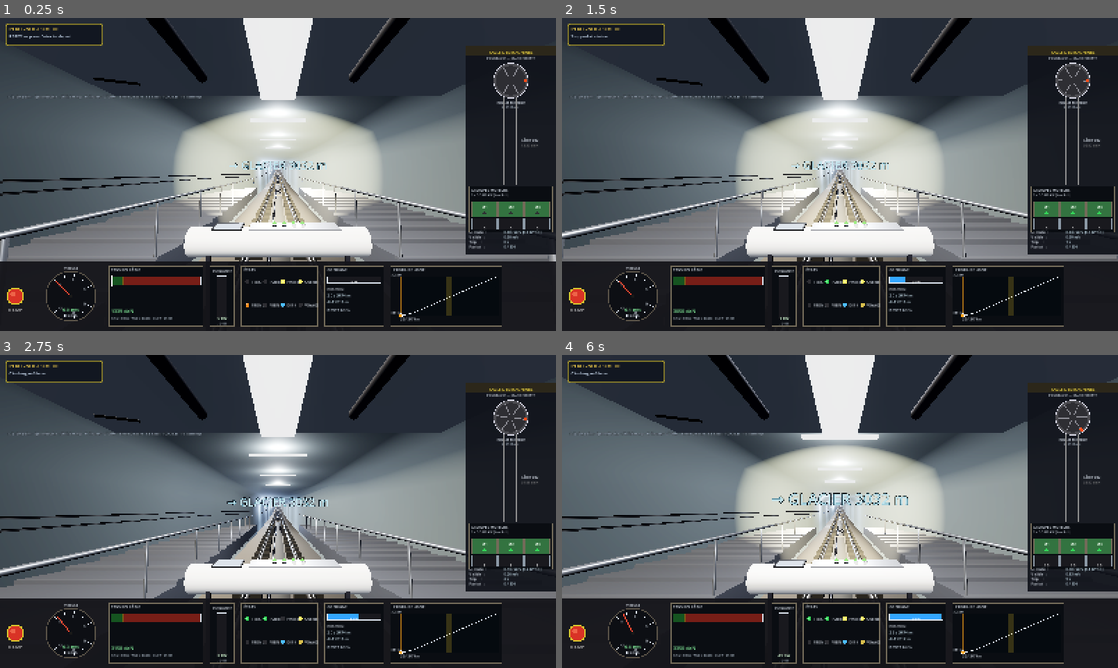
Above: before the commit, frames 1-4 (two rows, left to right).
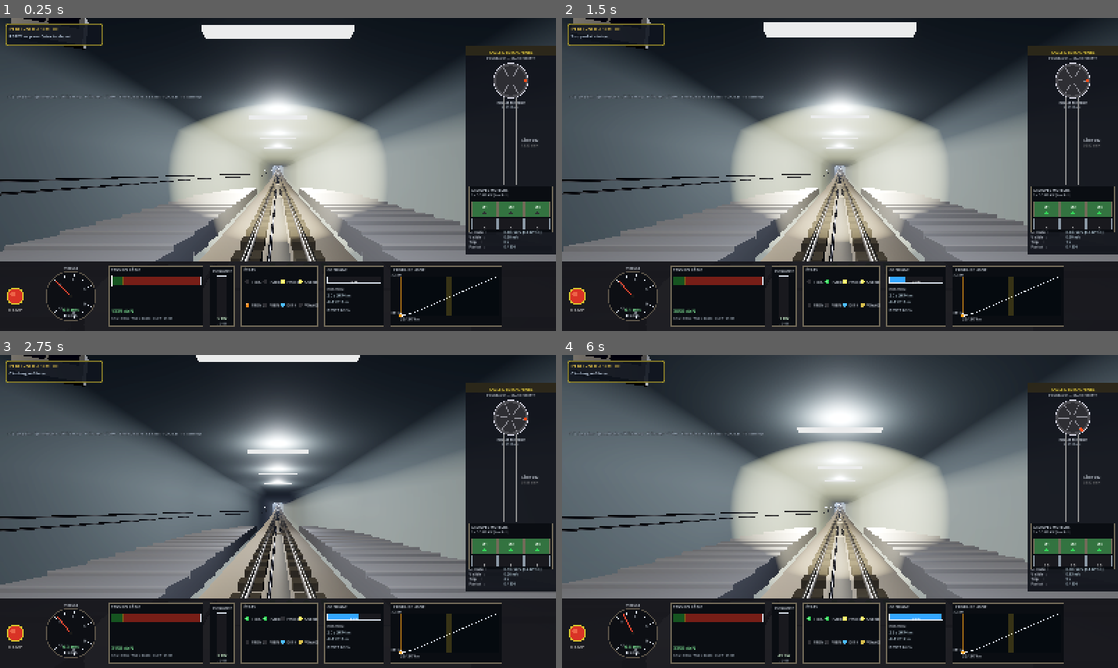
Above: after the commit, the same moments.

Repository: ARP273-ROSE/perce-neige-sim
Game: Godot game, scene res://scenes/main.tscn
Same seed, same stepped clock (60 frames per second), same inputs: the game is played once before the commit and once after it.
Inputs:
- Up to frame 1 (0.25 s): no input
- Up to frame 2 (1.5 s): tap Enter (ready_depart) at 0.5, 1.35 s; hold Up (speed_up) 0.53-1.28 s; tap Shift (emergency) at 0.6 s; hold Space (brake) from 1.28 s (still down)
- Up to frame 3 (2.75 s): release Space (brake) at 2.03 s; hold Up (speed_up) from 2.03 s (still down); tap H (toggle_headlights) at 2.1 s
- Up to frame 4 (6 s): tap V (toggle_view) at 2.85, 5.85 s; tap Space (brake) at 3.5 s; release Up (speed_up) at 3.53 s; hold Space (brake) 3.53-5.78 s; tap Shift (emergency) at 3.6 s; tap Enter (ready_depart) at 4.35 s; tap H (toggle_headlights) at 5.1 s; hold Up (speed_up) from 5.78 s (still down)

The runs differ from the first frame. In frame 1, 16% of the frame differs, in the area x 0-100%, y 0-78%; in frame 2, 16%; in frame 3, 15%; in frame 4, 18%.

Commit message:
fix: retours d'essai aller-retour sur machine (v1.12.3)
Corrections issues du premier vrai test Windows (aller-retour complet) :

1. ENTRÉE EN GARE : palier de fluage 0,5 → 0,75 m/s (constaté en
   cabine) et docking final 0,04 m/s²/6 m → 0,15 m/s²/2,5 m — l'ancien
   réglage rampait à 0,2 m/s à l'aller et calait quasi à l'arrêt au
   retour. Nouveau test CI : v à 5 m du quai ≈ 0,75 dans les DEUX sens.

2. COCKPIT 3D : caméra avancée de 0,4 m et pupitre rapproché à 0,7 m
   devant les yeux → il occupe le BAS de l'image (était en plein
   milieu) ; plafond + bandeau LED raccourcis à 0,4 m devant la caméra
   (simple casquette, n'avance plus au-dessus de la tête).

3. GARES : garde-corps SUPPRIMÉS des deux côtés, des deux gares (on
   embarque par le quai !) ; panneaux flottants au-dessus de la voie
   SUPPRIMÉS (le train fonçait dedans, cadres sombres moches) —
   l'identité des gares reste sur les murs de fond des halls.

4. ÉVITEMENT : signaux LED verts d'entrée/milieu/sortie SUPPRIMÉS
   (ils teintaient le tunnel en vert/rouge — éclairage uniforme
   partout désormais).

5. NÉONS « en panne » selon le trajet : c'était le culling de lumières
   à 250 m, visible depuis la cabine → rayon porté à 450 m. (Les zones
   sombres FIXES restent : elles sont calibrées sur la vidéo réelle.)

6. Page de release : tableau expliquant quel exe télécharger
   (PerceNeigeSimulator-windows.exe = le sim complet ; perce_neige_3d-*
   = viewer interne, ne pas lancer).

7. Guide théorique : fluage 0,75 m/s + fix \degree préexistant,
   recompilé (14 p.).

Validé : pytest 13/13 (nouveau test entrée en gare inclus), Godot
headless boot sans erreur.

Diff:
--- a/godot_project/scripts/cabin.gd
+++ b/godot_project/scripts/cabin.gd
@@ -134,7 +134,11 @@
 	# étaient centrées sur z=0 et couvraient 97 % du train → 3,5 m de
 	# plancher/plafond en porte-à-faux DEVANT le poste de pilotage, comme
 	# un plongeoir au-dessus de la voie.
-	var z_front: float = -train_length * 0.5 + 2.4    # = 1,6 m devant la caméra
+	var z_front: float = -train_length * 0.5 + 2.4    # plancher (sous le pupitre)
+	# Plafond + bandeau LED : encore plus courts (retour d'essai : « un
+	# plafond qui avance moins vers l'avant au-dessus de nous ») —
+	# 0,4 m devant la caméra seulement, simple casquette.
+	var z_front_ceil: float = -train_length * 0.5 + 3.2
 	var z_rear: float = train_length * 0.5 * 0.97
 
 	# Sol cabine — plancher caillebotis sombre (matériau acier mat),
@@ -165,13 +169,13 @@
 	ceil_mat.metallic = 0.15
 
 	var ceil_mesh: BoxMesh = BoxMesh.new()
-	ceil_mesh.size = Vector3(2.40, 0.04, z_rear - z_front)
+	ceil_mesh.size = Vector3(2.40, 0.04, z_rear - z_front_ceil)
 	ceil_mesh.material = ceil_mat
 	var ceil_node: MeshInstance3D = MeshInstance3D.new()
 	ceil_node.name = "InteriorCeiling"
 	ceil_node.mesh = ceil_mesh
 	ceil_node.cast_shadow = GeometryInstance3D.SHADOW_CASTING_SETTING_OFF
-	ceil_node.position = Vector3(0.0, 1.45, (z_front + z_rear) * 0.5)
+	ceil_node.position = Vector3(0.0, 1.45, (z_front_ceil + z_rear) * 0.5)
 	interior_root.add_child(ceil_node)
 
 	# Bandeau LED plafond (lumineux) le long du milieu, donne le côté "métro moderne"
@@ -184,13 +188,13 @@
 
 	var led_z_rear: float = train_length * 0.5 * 0.92
 	var led_mesh: BoxMesh = BoxMesh.new()
-	led_mesh.size = Vector3(0.25, 0.04, led_z_rear - z_front)
+	led_mesh.size = Vector3(0.25, 0.04, led_z_rear - z_front_ceil)
 	led_mesh.material = led_mat
 	var led_node: MeshInstance3D = MeshInstance3D.new()
 	led_node.name = "InteriorLEDStrip"
 	led_node.mesh = led_mesh
 	led_node.cast_shadow = GeometryInstance3D.SHADOW_CASTING_SETTING_OFF
-	led_node.position = Vector3(0.0, 1.42, (z_front + led_z_rear) * 0.5)
+	led_node.position = Vector3(0.0, 1.42, (z_front_ceil + led_z_rear) * 0.5)
 	interior_root.add_child(led_node)
 
 
@@ -205,7 +209,7 @@
 	# 2 mains courantes horizontales le long du plafond, à x=±0.35 (au-dessus
 	# de l'aisle). Elles s'arrêtent 0,6 m en retrait du front du plafond
 	# (zone conducteur = pas de main courante dans le vrai cockpit).
-	var rail_z_front: float = -train_length * 0.5 + 3.0
+	var rail_z_front: float = -train_length * 0.5 + 3.4
 	var rail_z_rear: float = train_length * 0.5 * 0.85
 	for side in [-1.0, 1.0]:
 		var rail: MeshInstance3D = MeshInstance3D.new()
@@ -264,10 +268,10 @@
 	#     centre + 2 LED blanches "ÉCLAIRAGE" en bas
 	#   - PAS de mushrooms sur le pupitre (le vrai cockpit a les arrêts
 	#     d'urgence ailleurs — sur la console latérale ou la cloison)
-	# 1,35 m DEVANT la caméra FPV (z=−12). L'ancien −10,8 (« 2,8 m devant
-	# caméra ») datait d'une caméra à −8 : après son avancée à −12, le
-	# pupitre s'était retrouvé 1,2 m DERRIÈRE les yeux → invisible en FPV.
-	var z_console: float = -train_length * 0.5 + 2.65
+	# 0,7 m DEVANT la caméra FPV (z=−12,4) : assez proche pour que le
+	# pupitre occupe le BAS de l'image (retour d'essai : à 1,35 m il
+	# flottait en plein milieu de la vue).
+	var z_console: float = -train_length * 0.5 + 2.9
 	var y_top: float = 0.52                            # hauteur sommet tube
 	var tube_radius: float = 0.090                     # ≈ 18 cm de diamètre
 	var tube_length: float = 1.10                      # 1.10 m de large
@@ -723,7 +727,9 @@
 	camera_fpv.fov = 72.0
 	camera_fpv.near = 0.05
 	camera_fpv.far = 800.0
-	camera_fpv.position = Vector3(0.0, 0.85, -train_length * 0.5 + 4.0)
+	# Avancée de 0,4 m (retour d'essai 2026-07 : « trop loin du panneau
+	# de commande ») — le pupitre à 0,7 m devant tombe en bas de l'image.
+	camera_fpv.position = Vector3(0.0, 0.85, -train_length * 0.5 + 3.6)
 	camera_fpv.rotation = Vector3(0.0, 0.0, 0.0)
 	add_child(camera_fpv)
 
--- /dev/null
+++ b/godot_project/scripts/mini_map.gd
@@ -0,0 +1,153 @@
+class_name MiniMap
+extends Control
+## Mini-carte schématique du tracé Val Claret → Grande Motte.
+## Affichée en bas-droite du HUD. Vue de dessus (X-Z monde projeté).
+## Montre :
+##   - Le tracé complet en polyline blanche
+##   - Le passing loop en lentille jaune (segment 1611-1813)
+##   - Les 2 stations (carrés verts en bas, rouge en haut)
+##   - La position courante de la cabine (dot orange)
+##   - La position du ghost (dot bleu)
+##   - Distance progression : "1234 / 3474 m"
+
+@export var map_size: Vector2 = Vector2(220, 320)
+@export var padding: float = 14.0
+@export var bg_color: Color = Color(0.03, 0.05, 0.08, 0.88)
+@export var border_color: Color = Color(0.95, 0.85, 0.20, 0.85)
+
+var physics: TrainPhysics = null
+var path_points_2d: PackedVector2Array = PackedVector2Array()   # mappés à l'écran
+var path_world_xz: PackedVector2Array = PackedVector2Array()    # bruts en monde
+var loop_start_idx: int = 0
+var loop_end_idx: int = 0
+
+
+func _ready() -> void:
+	custom_minimum_size = map_size
+	size = map_size
+
+
+func setup(p: TrainPhysics) -> void:
+	physics = p
+	# Construit les points du tracé une fois (XZ projeté en plan)
+	var step: float = 8.0
+	var pts: PackedVector2Array = PackedVector2Array()
+	var s: float = 0.0
+	while s <= PNConstants.LENGTH:
+		var p3: Vector3 = SlopeProfile.build_path_points(step)[int(s / step) if s / step < SlopeProfile.build_path_points(step).size() else -1] if false else Vector3.ZERO
+		s += step
+	# La méthode ci-dessus est inefficace ; utilise build_path_points une seule fois
+	var raw: Array = SlopeProfile.build_path_points(step)
+	path_world_xz.clear()
+	for v in raw:
+		path_world_xz.append(Vector2(v.x, v.z))
+	# Trouve les indices correspondant à PASSING_START / PASSING_END
+	loop_start_idx = clampi(int(PNConstants.PASSING_START / step), 0, path_world_xz.size() - 1)
+	loop_end_idx = clampi(int(PNConstants.PASSING_END / step), 0, path_world_xz.size() - 1)
+	_build_screen_mapping()
+	queue_redraw()
+
+
+func _build_screen_mapping() -> void:
+	# Mappe les coordonnées monde XZ vers les pixels écran avec préservation
+	# de l'aspect ratio. La carte est portrait (haute), le tracé peut être
+	# dans n'importe quelle orientation.
+	if path_world_xz.is_empty():
+		return
+	var min_x: float = INF; var max_x: float = -INF
+	var min_z: float = INF; var max_z: float = -INF
+	for p in path_world_xz:
+		min_x = minf(min_x, p.x); max_x = maxf(max_x, p.x)
+		min_z = minf(min_z, p.y); max_z = maxf(max_z, p.y)
+	var span_x: float = max_x - min_x
+	var span_z: float = max_z - min_z
+	var avail_w: float = map_size.x - 2.0 * padding
+	var avail_h: float = map_size.y - 2.0 * padding
+	# Le tracé est beaucoup plus long que large (3km vs 130m). On l'oriente
+	# verticalement (Z monde mappé en Y écran).
+	var scale: float = minf(avail_w / maxf(span_x, 1.0), avail_h / maxf(span_z, 1.0))
+	# Pour mieux remplir, on ne respecte PAS strictement le ratio :
+	# X compressé pour rentrer dans la largeur disponible
+	var sx: float = avail_w / maxf(span_x, 1.0)
+	var sz: float = avail_h / maxf(span_z, 1.0)
+	# On garde le ratio Z (longueur du parcours = priorité) et on étire X si besoin
+	var s_uniform: float = sz
+	# Plafond sur l'étirement X — sinon le passing loop prend toute la largeur
+	var sx_cap: float = minf(sx, s_uniform * 4.0)
+	path_points_2d.clear()
+	for p in path_world_xz:
+		var px: float = padding + (p.x - min_x) * sx_cap + (avail_w - span_x * sx_cap) * 0.5
+		# Y inversé : Val Claret (bas Z) en BAS de la carte, Glacier (haut Z) en HAUT
+		var py: float = padding + avail_h - (p.y - min_z) * s_uniform
+		path_points_2d.append(Vector2(px, py))
+
+
+func _draw() -> void:
+	if path_points_2d.is_empty():
+		return
+	# Fond
+	draw_rect(Rect2(Vector2.ZERO, map_size), bg_color, true)
+	draw_rect(Rect2(Vector2.ZERO, map_size), border_color, false, 2.0)
+
+	# Titre
+	var title_font: Font = ThemeDB.fallback_font
+	if title_font != null:
+		draw_string(title_font, Vector2(padding, padding + 4),
+			"PERCE-NEIGE", HORIZONTAL_ALIGNMENT_LEFT, -1, 12,
+			Color(0.95, 0.85, 0.25))
+
+	# Tracé complet (polyline blanche fine)
+	for i in range(path_points_2d.size() - 1):
+		draw_line(path_points_2d[i], path_points_2d[i + 1], Color(0.78, 0.82, 0.88, 0.85), 1.4)
+
+	# Section passing loop : surcoloration jaune
+	for i in range(loop_start_idx, mini(loop_end_idx, path_points_2d.size() - 1)):
+		draw_line(path_points_2d[i], path_points_2d[i + 1], Color(1.0, 0.85, 0.30, 0.90), 2.6)
+
+	# Marqueur Val Claret (bas) — carré vert
+	if path_points_2d.size() > 0:
+		var p_low: Vector2 = path_points_2d[0]
+		draw_rect(Rect2(p_low - Vector2(4, 4), Vector2(8, 8)), Color(0.30, 0.95, 0.40), true)
+		_draw_label(p_low + Vector2(8, 4), "VAL CLARET", Color(0.30, 0.95, 0.40))
+
+	# Marqueur Grande Motte (haut) — carré rouge
+	if path_points_2d.size() > 0:
+		var p_high: Vector2 = path_points_2d[path_points_2d.size() - 1]
+		draw_rect(Rect2(p_high - Vector2(4, 4), Vector2(8, 8)), Color(0.95, 0.40, 0.30), true)
+		_draw_label(p_high + Vector2(8, 4), "GRANDE MOTTE", Color(0.95, 0.40, 0.30))
+
+	# Position cabine — dot orange
+	if physics != null:
+		var s_cabin: float = clampf(physics.s, 0.0, PNConstants.LENGTH)
+		var idx_f: float = s_cabin / 8.0   # même step que dans setup()
+		var idx: int = clampi(int(idx_f), 0, path_points_2d.size() - 2)
+		var k: float = idx_f - float(idx)
+		var p_cabin: Vector2 = path_points_2d[idx].lerp(path_points_2d[idx + 1], k)
+		draw_circle(p_cabin, 5.0, Color(1.0, 0.65, 0.10))
+		draw_circle(p_cabin, 5.0, Color.WHITE, false, 1.5)
+		# Ghost (rame opposée) au point miroir
+		var s_ghost: float = clampf(PNConstants.LENGTH - physics.s, 0.0, PNConstants.LENGTH)
+		var idx_g_f: float = s_ghost / 8.0
+		var idx_g: int = clampi(int(idx_g_f), 0, path_points_2d.size() - 2)
+		var k_g: float = idx_g_f - float(idx_g)
+		var p_ghost: Vector2 = path_points_2d[idx_g].lerp(path_points_2d[idx_g + 1], k_g)
+		draw_circle(p_ghost, 4.0, Color(0.30, 0.65, 1.0))
+
+		# Distance restante en bas
+		var dist_text: String = "%.0f / %.0f m" % [physics.s, PNConstants.LENGTH]
+		_draw_label(Vector2(padding, map_size.y - padding + 2), dist_text, Color(0.95, 0.95, 0.95))
+
+
+func _process(_delta: float) -> void:
+	queue_redraw()
+
+
+func _draw_label(pos: Vector2, text: String, color: Color) -> void:
+	var font: Font = ThemeDB.fallback_font
+	if font == null:
+		return
+	draw_string(font, pos, text, HORIZONTAL_ALIGNMENT_LEFT, -1, 11, color)
+
+
+func mini(a: int, b: int) -> int:
+	return a if a < b else b
--- a/godot_project/scripts/stations_builder.gd
+++ b/godot_project/scripts/stations_builder.gd
@@ -3,9 +3,8 @@
 ## Plateformes Val Claret (bas) et Grande Motte (haut).
 ##
 ## Pour chaque station :
-##   - quai latéral béton (35 m) avec bande jaune de sécurité
+##   - quais en escalier SANS garde-corps (on embarque par là)
 ##   - éclairage station renforcé (néons plafond + spots)
-##   - signalétique Label3D bilingue (nom + altitude)
 ##   - tampons de fin de voie (rouge-blanc rayé)
 ##   - cabine de commande / panneau technique (volume simple)
 ##
@@ -21,7 +20,6 @@
 @export var platform_height: float = 0.40      # hauteur quai vs plancher voie (plancher cabine bas)
 @export var tread_depth: float = 0.95          # profondeur d'une marche-palier
 @export var tread_thickness: float = 0.55      # épaisseur du bloc (descend sous la marche suivante)
-@export var railing_height: float = 0.95       # garde-corps côté voie
 @export var ceiling_height: float = 1.85       # hauteur centre → plafond
 @export var bumper_height: float = 1.30
 @export var bumper_width: float = 1.60
@@ -55,10 +53,6 @@
 # ---------------------------------------------------------------------------
 
 func _build_station_low() -> void:
-	var name_txt: String = "VAL CLARET"
-	var alt_txt: String = _t("ALT. 2111 m", "ALT. 2111 m")
-	var direction_txt: String = _t("→ GLACIER 3032 m", "→ GLACIER 3032 m")
-
 	# Le train occupe s ∈ [10, 42] (centre à START_S=26, half_length=16).
 	# Plateforme déborde de chaque côté : [3, 51] — 8m en arrière, 9m devant le nez.
 	var s_bumper: float = 2.0
@@ -72,11 +66,6 @@
 	_build_platform(s_plat_start, s_plat_end, true, -1.0)
 	_build_bumper(s_bumper, true)
 	_build_ceiling_lights(s_plat_start, s_plat_end)
-	_build_station_signage(
-		s_plat_start + platform_length * 0.5,
-		name_txt, alt_txt, direction_txt,
-		true
-	)
 
 
 # ---------------------------------------------------------------------------
@@ -84,10 +73,6 @@
 # ---------------------------------------------------------------------------
 
 func _build_station_high() -> void:
-	var name_txt: String = "GRANDE MOTTE"
-	var alt_txt: String = "ALT. 3032 m"
-	var direction_txt: String = _t("VAL CLARET 2111 m ←", "VAL CLARET 2111 m ←")
-
 	var s_bumper: float = PNConstants.LENGTH - 0.4   # collé contre la fin du tunnel
 	var s_plat_end: float = PNConstants.LENGTH - 1.0
 	var s_plat_start: float = s_plat_end - platform_length
@@ -96,11 +81,6 @@
 	_build_platform(s_plat_start, s_plat_end, false, -1.0)
 	_build_bumper(s_bumper, false)
 	_build_ceiling_lights(s_plat_start, s_plat_end)
-	_build_station_signage(
-		s_plat_start + platform_length * 0.5,
-		name_txt, alt_txt, direction_txt,
-		false
-	)
 
 
 # ---------------------------------------------------------------------------
@@ -195,61 +175,6 @@
 	mi_noses.cast_shadow = GeometryInstance3D.SHADOW_CASTING_SETTING_OFF
 	add_child(mi_noses)
 
-	# --- Garde-corps côté voie (poteaux + main courante inclinée) ---------
-	var post_spacing: float = 1.9
-	var n_posts: int = maxi(2, int((s_end - s_start) / post_spacing) + 1)
-	var lat_rail: float = side * (platform_inner_x + 0.06)
-
-	var post_mesh: CylinderMesh = CylinderMesh.new()
-	post_mesh.top_radius = 0.022
-	post_mesh.bottom_radius = 0.022
-	post_mesh.height = railing_height
-	post_mesh.radial_segments = 8
-	post_mesh.material = rail_mat
-
-	var mm_posts: MultiMesh = MultiMesh.new()
-	mm_posts.transform_format = MultiMesh.TRANSFORM_3D
-	mm_posts.mesh = post_mesh
-	mm_posts.instance_count = n_posts
-
-	var rail_seg_mesh: CylinderMesh = CylinderMesh.new()
-	rail_seg_mesh.top_radius = 0.028
-	rail_seg_mesh.bottom_radius = 0.028
-	rail_seg_mesh.height = post_spacing + 0.15
-	rail_seg_mesh.radial_segments = 8
-	rail_seg_mesh.material = rail_mat
-
-	var mm_rails: MultiMesh = MultiMesh.new()
-	mm_rails.transform_format = MultiMesh.TRANSFORM_3D
-	mm_rails.mesh = rail_seg_mesh
-	mm_rails.instance_count = n_posts
-
-	var rot_along: Basis = Basis(Vector3(1, 0, 0), PI * 0.5)
-	for i in range(n_posts):
-		var s_p: float = minf(s_start + float(i) * post_spacing, s_end)
-		var xf: Transform3D = tunnel.transform_at(s_p)
-		var base: Vector3 = xf.origin + xf.basis.x * lat_rail \
-			+ xf.basis.y * y_top_local
-		# Poteau vertical monde
-		var post_c: Vector3 = base + Vector3.UP * (railing_height * 0.5)
-		mm_posts.set_instance_transform(i, Transform3D(Basis(), post_c))
-		# Main courante : segment INCLINÉ le long de la pente (cylindre Y →
-		# Z local du ring via rotation X 90° dans la base du ring)
-		var rail_c: Vector3 = base + Vector3.UP * railing_height
-		mm_rails.set_instance_transform(
-			i, Transform3D(xf.basis * rot_along, rail_c))
-
-	var mi_posts: MultiMeshInstance3D = MultiMeshInstance3D.new()
-	mi_posts.name = "PlatformPosts_%s_%s" % [sta, side_name]
-	mi_posts.multimesh = mm_posts
-	mi_posts.cast_shadow = GeometryInstance3D.SHADOW_CASTING_SETTING_OFF
-	add_child(mi_posts)
-
-	var mi_rails: MultiMeshInstance3D = MultiMeshInstance3D.new()
-	mi_rails.name = "PlatformRails_%s_%s" % [sta, side_name]
-	mi_rails.multimesh = mm_rails
-	mi_rails.cast_shadow = GeometryInstance3D.SHADOW_CASTING_SETTING_OFF
-	add_child(mi_rails)
 
 
 # ---------------------------------------------------------------------------
@@ -343,88 +268,6 @@
 
 		s += spacing
 
-
-# ---------------------------------------------------------------------------
-# Signalétique — Label3D suspendu + fond cadre
-# ---------------------------------------------------------------------------
-
-func _build_station_signage(
-	s: float, name_txt: String, alt_txt: String, direction_txt: String, is_low: bool,
-) -> void:
-	var xform: Transform3D = tunnel.transform_at(s)
-	var y_sign: float = ceiling_height - 0.8
-
-	# Cadre panneau : fond sombre
-	var frame_mat: StandardMaterial3D = StandardMaterial3D.new()
-	frame_mat.albedo_color = Color(0.08, 0.10, 0.14)
-	frame_mat.roughness = 0.3
-	frame_mat.metallic = 0.6
-
-	var frame: MeshInstance3D = MeshInstance3D.new()
-	var frame_mesh: BoxMesh = BoxMesh.new()
-	frame_mesh.size = Vector3(3.2, 0.70, 0.08)
-	frame_mesh.material = frame_mat
-	frame.mesh = frame_mesh
-	frame.cast_shadow = GeometryInstance3D.SHADOW_CASTING_SETTING_OFF
-	var tr_frame: Transform3D = xform
-	tr_frame.origin += xform.basis.y * y_sign
-	# Signage perpendiculaire à l'axe voyage : on garde l'orientation du ring
-	# (right = X local, face visible vers +Z local — le train arrive depuis ±Z)
-	frame.transform = tr_frame
-	add_child(frame)
-
-	# Nom station — grand. Billboard enabled : toujours face caméra, lisible quel
-	# que soit l'angle (signalétique lumineuse, pas un vrai panneau texturé).
-	var name_label: Label3D = Label3D.new()
-	name_label.text = name_txt
-	name_label.font_size = 140
-	name_label.pixel_size = 0.008
-	name_label.modulate = Color(1.0, 0.85, 0.25)
-	name_label.outline_size = 10
-	name_label.outline_modulate = Color(0.0, 0.0, 0.0)
-	name_label.billboard = BaseMaterial3D.BILLBOARD_ENABLED
-	name_label.shaded = false
-	name_label.double_sided = true
-	var tr_name: Transform3D = xform
-	tr_name.origin += xform.basis.y * (y_sign + 0.20)
-	name_label.transform = tr_name
-	add_child(name_label)
-
-	# Altitude — petit
-	var alt_label: Label3D = Label3D.new()
-	alt_label.text = alt_txt
-	alt_label.font_size = 90
-	alt_label.pixel_size = 0.007
-	alt_label.modulate = Color(0.95, 0.95, 0.95)
-	alt_label.outline_size = 7
-	alt_label.outline_modulate = Color(0.0, 0.0, 0.0)
-	alt_label.billboard = BaseMaterial3D.BILLBOARD_ENABLED
-	alt_label.shaded = false
-	alt_label.double_sided = true
-	var tr_alt: Transform3D = xform
-	tr_alt.origin += xform.basis.y * (y_sign - 0.25)
-	alt_label.transform = tr_alt
-	add_child(alt_label)
-
-	# Direction — plus petit, décalé le long du quai
-	var dir_label: Label3D = Label3D.new()
-	dir_label.text = direction_txt
-	dir_label.font_size = 60
-	dir_label.pixel_size = 0.006
-	dir_label.modulate = Color(0.60, 0.90, 1.0)
-	dir_label.outline_size = 6
-	dir_label.outline_modulate = Color(0.0, 0.0, 0.0)
-	dir_label.billboard = BaseMaterial3D.BILLBOARD_ENABLED
-	dir_label.shaded = false
-	dir_label.double_sided = true
-	var s_dir: float = s + (12.0 if is_low else -12.0)
-	var xform_dir: Transform3D = tunnel.transform_at(s_dir)
-	var tr_dir: Transform3D = xform_dir
-	tr_dir.origin += xform_dir.basis.y * (ceiling_height - 0.9)
-	dir_label.transform = tr_dir
-	add_child(dir_label)
-
-
 # ---------------------------------------------------------------------------
 # Helpers
 # ---------------------------------------------------------------------------
--- a/godot_project/scripts/tunnel_lights.gd
+++ b/godot_project/scripts/tunnel_lights.gd
@@ -17,7 +17,7 @@
 # participent toutes au clustering Forward+ et au fog volumétrique chaque
 # frame si on les laisse actives. Au-delà de LIGHT_CULL_DIST des deux rames,
 # la lumière est éteinte (le bâtonnet émissif, lui, reste visible de loin).
-const LIGHT_CULL_DIST: float = 250.0
+const LIGHT_CULL_DIST: float = 450.0
 
 var tunnel: TunnelBuilder = null
 var _lights: Array = []   # paires [OmniLight3D, s_m] pour le culling
@@ -55,76 +55,10 @@
 		if SlopeProfile.tunnel_lit_at(s):
 			_add_neon(s, neon_mesh, neon_mat, neon_color)
 		s += spacing_m
+	# (Signaux LED verts du croisement SUPPRIMÉS — retour d'essai 2026-07 :
+	# ils teintaient le tunnel en vert/rouge à l'entrée, au milieu et à la
+	# sortie de l'évitement ; l'éclairage doit rester uniforme comme ailleurs.)
 
-	# Signaux LED vertes au plafond de chaque entrée du croisement Abt
-	# (les positions s des signaux sont enregistrées dans _lights aussi)
-	# (cf. photos v1_17 et frames V2 d'entrée du loop : on voit 2 LED
-	# vertes brillantes côte à côte au-dessus du tunnel à chaque bout
-	# de la chambre).
-	_add_crossing_signals()
-
-
-func _add_crossing_signals() -> void:
-	var green: Color = Color(0.3, 1.0, 0.4)
-	var led_mat: StandardMaterial3D = StandardMaterial3D.new()
-	led_mat.albedo_color = Color(0.8, 1.0, 0.85)
-	led_mat.emission_enabled = true
-	led_mat.emission = green
-	led_mat.emission_energy_multiplier = 8.0
-	led_mat.shading_mode = BaseMaterial3D.SHADING_MODE_UNSHADED
-
-	var led_mesh: SphereMesh = SphereMesh.new()
-	led_mesh.radius = 0.06
-	led_mesh.height = 0.12
-	led_mesh.radial_segments = 10
-	led_mesh.rings = 6
-
-	# Évitement = DEUX TUBES SÉPARÉS (cf. tunnel_builder) :
-	#  - aux bouches (±4 m), le profil est encore quasi le tube unique →
-	#    une paire centrée, plafond = h(d) = √(R²−d²)
-	#  - au milieu, chaque tube a SA paire au plafond de SON tube
-	var pair_dx: float = 0.18    # écart entre les 2 LED de la paire
-	var R: float = tunnel.tunnel_radius if tunnel else 1.95
-	var s_mid: float = (PNConstants.PASSING_START + PNConstants.PASSING_END) * 0.5
-	# [s, offset latéral du support]
-	var placements: Array = [
-		[PNConstants.PASSING_START + 4.0, 0.0],
-		[s_mid, tunnel.passing_loop_offset(s_mid, -1.0)],
-		[s_mid, tunnel.passing_loop_offset(s_mid, +1.0)],
-		[PNConstants.PASSING_END - 4.0, 0.0],
-	]
-	for placement in placements:
-		var s_led: float = placement[0]
-		var lat: float = placement[1]
-		var xform: Transform3D = tunnel.transform_at(s_led)
-		var right: Vector3 = xform.basis.x
-		var up: Vector3 = xform.basis.y
-		var ceiling_y: float
-		if lat == 0.0:
-			# Bouche de fusion : plafond du profil binoculaire au centre
-			var d: float = absf(tunnel.passing_loop_offset(s_led, 1.0))
-			ceiling_y = sqrt(maxf(R * R - d * d, 0.25)) - 0.40
-		else:
-			ceiling_y = R - 0.40
-		var base_pos: Vector3 = xform.origin + right * lat + up * ceiling_y
-		for side in [-1.0, 1.0]:
-			var pos: Vector3 = base_pos + right * (pair_dx * side)
-			# Lumière diffuse omnidirectionnelle
-			var light: OmniLight3D = OmniLight3D.new()
-			light.position = pos
-			light.light_color = green
-			light.light_energy = 3.0
-			light.omni_range = 6.0
-			light.shadow_enabled = false
-			add_child(light)
-			_lights.append([light, s_led])
-			# Mesh visible (sphère émissive)
-			var led: MeshInstance3D = MeshInstance3D.new()
-			led.mesh = led_mesh
-			led.set_surface_override_material(0, led_mat)
-			led.cast_shadow = GeometryInstance3D.SHADOW_CASTING_SETTING_OFF
-			add_child(led)
-			led.global_position = pos
 
 
 # Éteint les OmniLight3D loin des deux rames (rame 1 à s_cabin, rame 2 à
Not shown, added: godot_project/scripts/mini_map.gd.uid
Not shown, changed: .github/workflows/build.yml
Not shown, changed: guide_theorique.pdf
Not shown, changed: perce_neige_sim.py
Not shown, changed: tests/test_physics.py
Not shown, changed: version_info.txt
